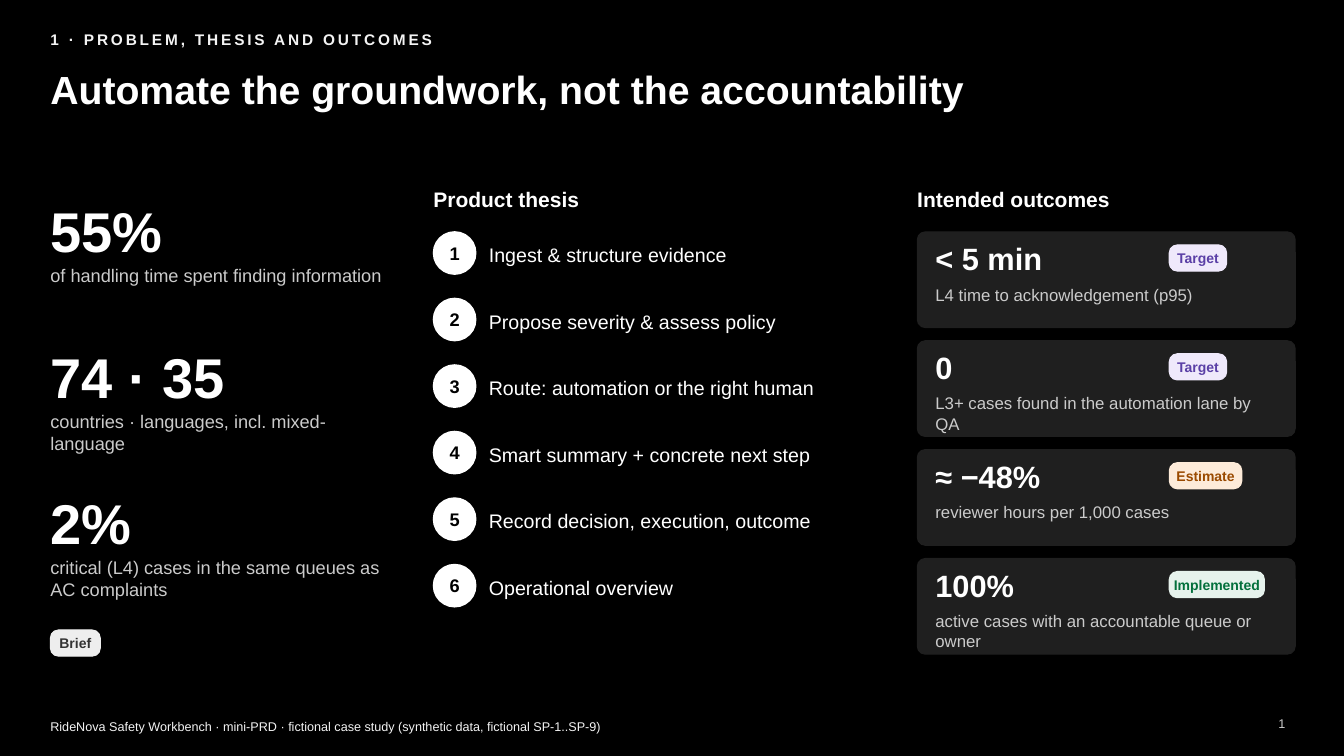
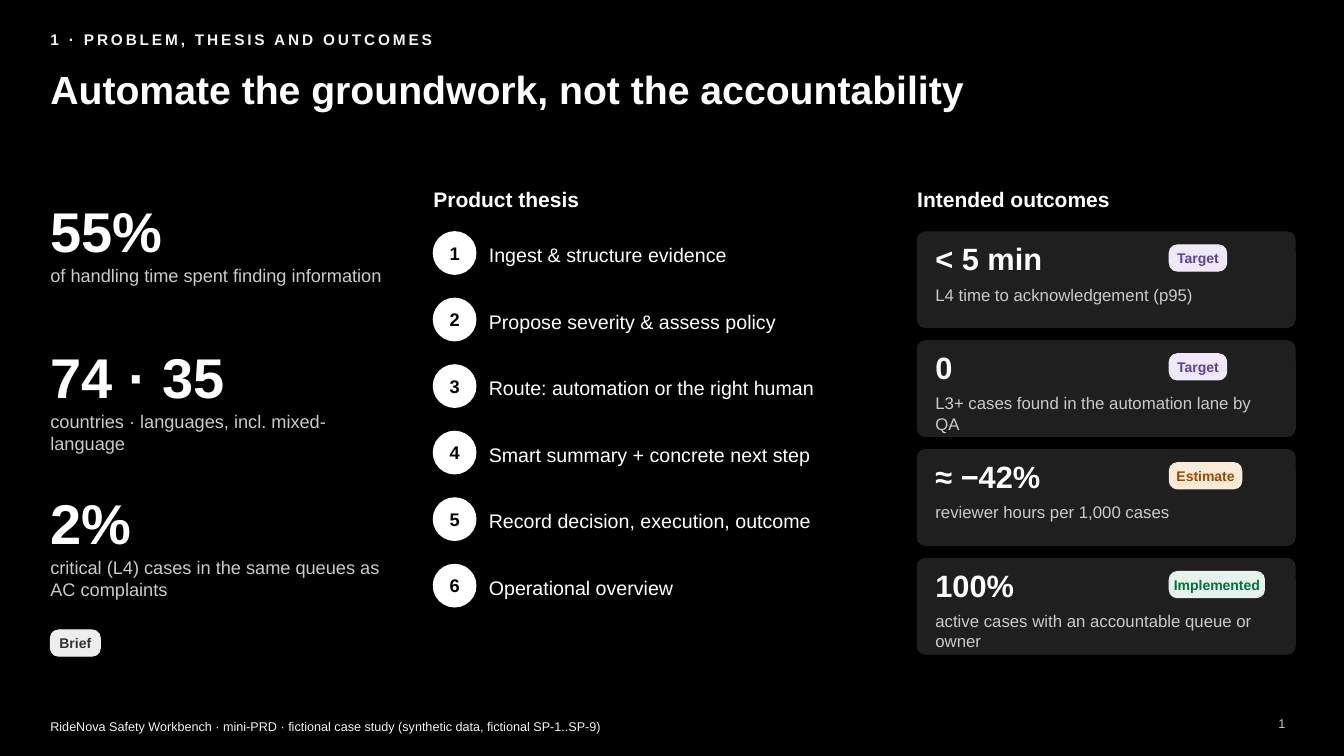
Before and after one commit to otmanechcherifelkettani-coder/otmanechcherifelkettani-coder.github.io, a slide deck: slide 1 of ridenova-safety/docs/RideNova_Workbench_MiniPRD.pptx. Drawn at 1344x756 pixels with LibreOffice and Linux fonts; fonts in the diff are those of the drawing. Boxes give left, top, right and bottom in pixels: in the first picture for what was removed or moved away, otherwise in the second. Text is boxed around its words. In the diff, an @@ line names an element or a change of style, - is before the commit and + after.

```diff
--- a/ridenova-safety/docs/RideNova_Workbench_MiniPRD.pptx
+++ b/ridenova-safety/docs/RideNova_Workbench_MiniPRD.pptx
@@ text at box(961, 466, 1040, 489): text changed @@
-≈ −48%
+≈ −42%
```
Also in this commit, not shown: 4 other slides changed, 24 other files.
